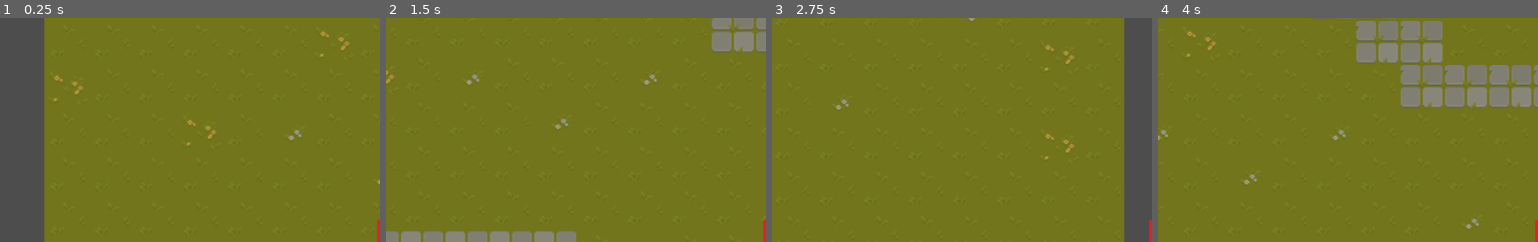
Above: before the commit, frames 1-4 (left to right).
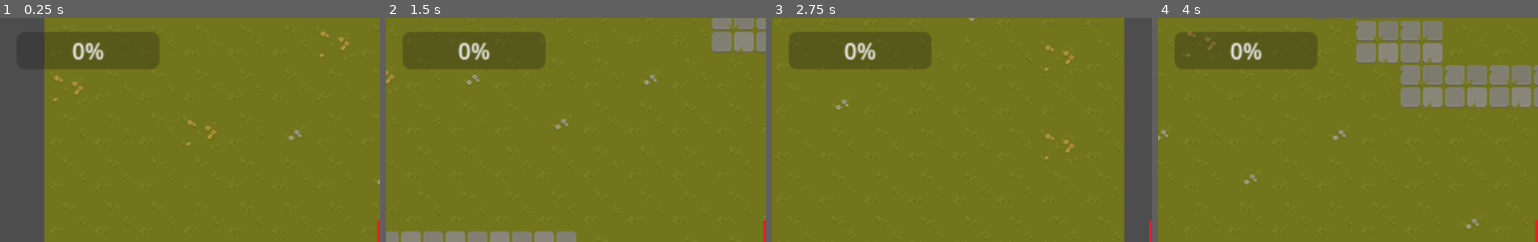
Above: after the commit, the same moments.

Repository: Mad-Rat-Interactive/Nameless-King
Game: Godot game, scene res://autoloads/scenes/main.tscn
Same seed, same stepped clock (60 frames per second), same inputs: the game is played once before the commit and once after it.
Inputs:
- Up to frame 1 (0.25 s): no input
- Up to frame 2 (1.5 s): tap Enter at 0.5 s; hold D (right) 0.53-1.28 s; hold S (down) from 1.28 s (still down)
- Up to frame 3 (2.75 s): release S (down) at 2.03 s; hold D (right) from 2.03 s (still down)
- Up to frame 4 (4 s): release D (right) at 2.78 s; hold W (up) 2.78-3.53 s; hold A (left) from 3.53 s (still down)
The pictures show only the part of the screen within x 0-50%, y 0-50%; the shares and areas given below are measured in that part.

The runs differ from the first frame. In frame 1, 4.7% of the frame differs, in the area x 11-42%, y 6-23%; in frame 2, 5.8%; in frame 3, 5.8%; in frame 4, 5.9%, in the area x 4-42%, y 6-23%.

Commit message:
Place holder healthbar
Lacks functionality and doesn't scale with window

Diff:
--- a/autoloads/scenes/main.tscn
+++ b/autoloads/scenes/main.tscn
@@ -6,10 +6,19 @@
 
 [node name="Main" type="Node"]
 
-[node name="TileMap" parent="." instance=ExtResource("1_qviu6")]
+[node name="Test Level" parent="." instance=ExtResource("1_qviu6")]
 
 [node name="Player" parent="." instance=ExtResource("2_5i3be")]
 script = ExtResource("3_fbsme")
 
 [node name="Camera2D" type="Camera2D" parent="Player"]
 zoom = Vector2(2, 2)
+
+[node name="Health Bar" type="ProgressBar" parent="Player"]
+offset_left = -276.0
+offset_top = -152.0
+offset_right = -173.0
+offset_bottom = -125.0
+size_flags_vertical = 4
+max_value = 4.0
+step = 1.0
